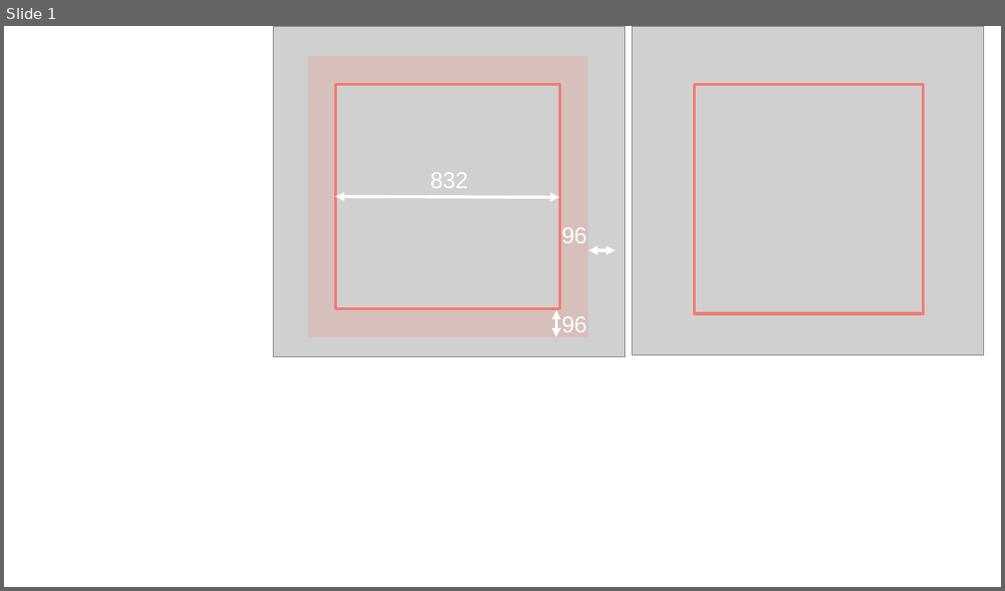
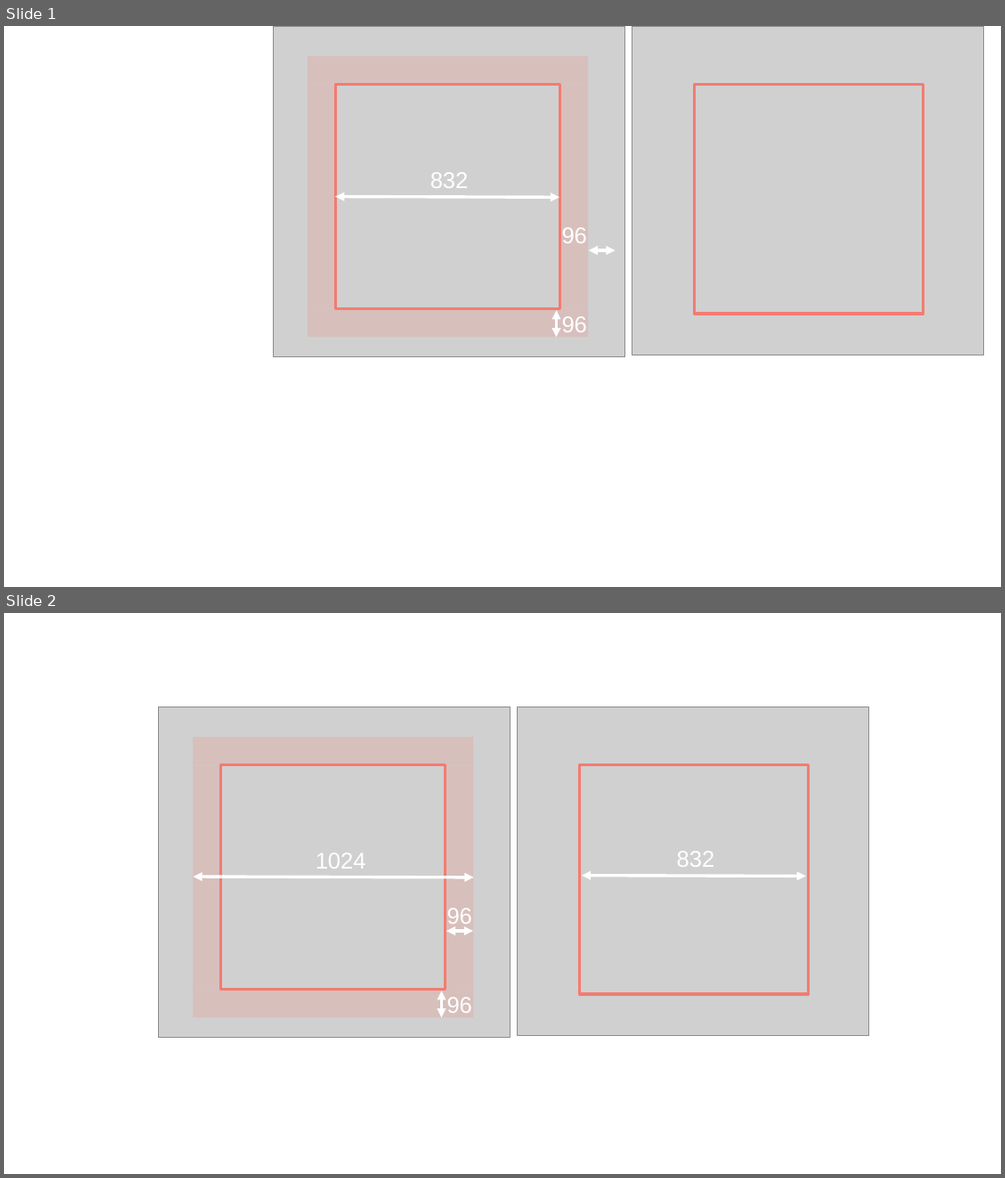
Before and after one commit to usnistgov/semantic-segmentation-unet, a slide deck: paper/figs/figures.pptx. Shown one above the other, each under a label of ours: slide 1 before the commit, slides 1 and 2 after it. The pictures are 1005x591 and 1005x1178 pixels, drawn with LibreOffice and Linux fonts; fonts in the diff are those of the drawing; grey boxes stand for pictures. Boxes give left, top, right and bottom in pixels: in the first picture for what was removed or moved away, otherwise in the second. Text is boxed around its words. In the diff, an @@ line names an element or a change of style, - is before the commit and + after.

```diff
--- a/paper/figs/figures.pptx
+++ b/paper/figs/figures.pptx
@@ slide 2 added at [4,613,1001,1174], background #FFFFFF @@
@@ picture added at [158,706,510,1037] @@
@@ picture added at [518,706,869,1036] @@
@@ group added at [193,737,473,1018]: 4 rectangles @@
@@ rectangle added at [221,765,445,989], outline #F37B70 2.89 pt @@
@@ rectangle added at [580,765,809,994], outline #F37B70 2.89 pt @@
@@ text added at [316,852,366,868], 22 pt, text #FFFFFF @@
+1024
@@ text added at [677,851,715,867], 22 pt, text #FFFFFF @@
+832
@@ freeform shape added at [194,876,474,877], outline #FFFFFF 2.89 pt @@
@@ freeform shape added at [582,876,807,876], outline #FFFFFF 2.89 pt @@
@@ freeform shape added at [446,931,474,931], outline #FFFFFF 2.89 pt @@
@@ text added at [447,908,472,930], 22 pt, text #FFFFFF @@
+96
@@ freeform shape added at [442,990,442,1018], outline #FFFFFF 2.89 pt @@
@@ text added at [447,997,472,1013], 22 pt, text #FFFFFF @@
+96
```
Also in this commit, not shown: 6 other files.
